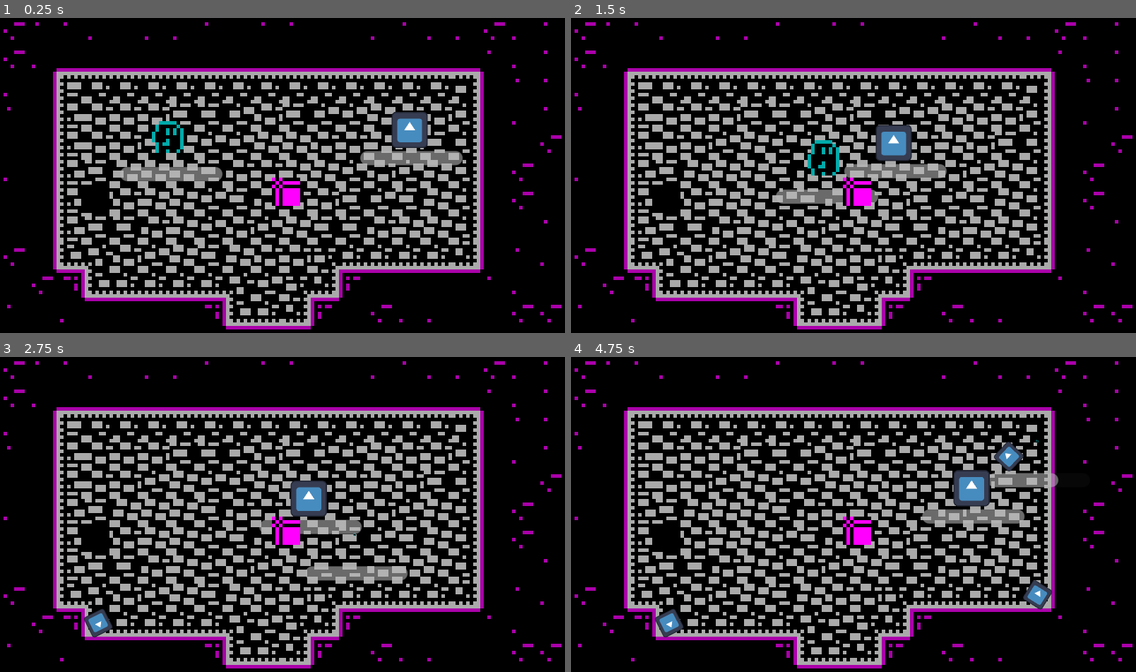
Above: before the commit, frames 1-4 (two rows, left to right).
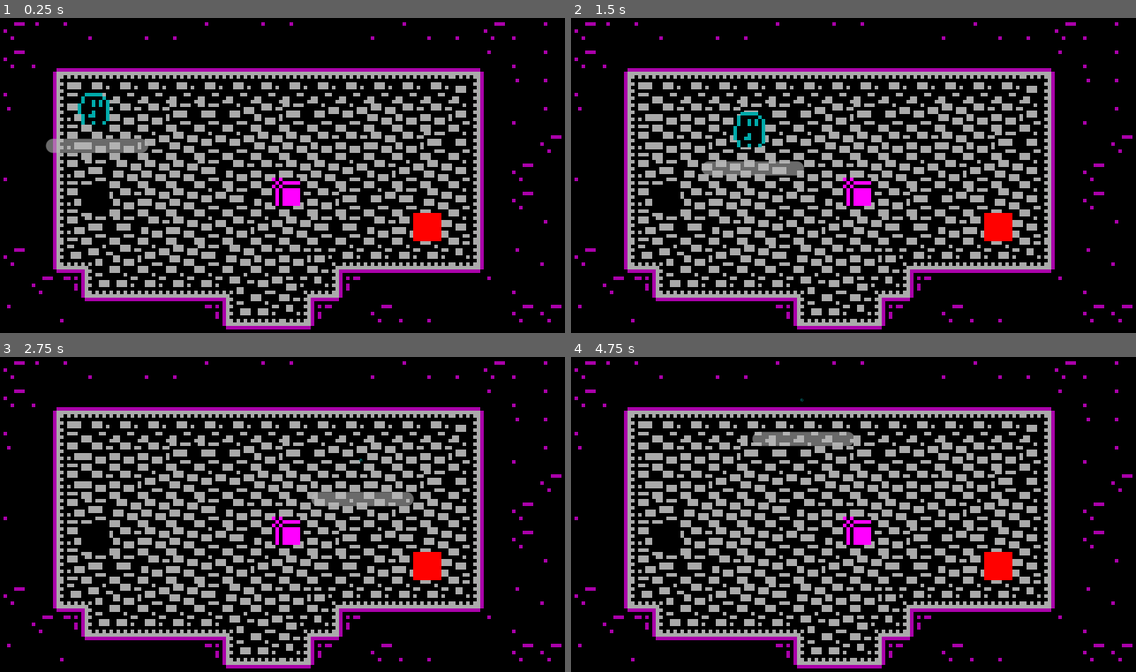
Above: after the commit, the same moments.

Repository: Renan-G-projec/DungeonWarrior
Game: Godot game, scene res://scenes/main.tscn
The game is run twice, just before and just after one commit, with the same random seed, the same clock (stepped at 60 frames per second) and the same inputs. The engine's default icon, where the game draws it, is replaced by a stand-in: a white triangle on a blue panel in a dark square.
Inputs (mouse positions are in pixels of both pictures, inside the frame that each line leads up to):
- Up to frame 1 (0.25 s): no input
- Up to frame 2 (1.5 s): tap Enter at 0.5 s; move the mouse to (977, 159) at 0.52 s; hold D (walk_right) 0.53-1.28 s; tap E (Interact) at 0.6 s; click (977, 159) at 0.67 s; move the mouse to (740, 191) at 1.27 s; hold S (walk_down) from 1.28 s (still down); click (740, 191) at 1.35 s
- Up to frame 3 (2.75 s): move the mouse to (339, 442) at 2.02 s; release S (walk_down) at 2.03 s; hold D (walk_right) from 2.03 s (still down); tap Shift (dash) at 2.1 s
- Up to frame 4 (4.75 s): move the mouse to (825, 577) at 2.77 s; release D (walk_right) at 2.78 s; hold W (walk_up) 2.78-3.53 s; tap Alt at 2.85 s; click (825, 577) at 2.92 s; move the mouse to (1023, 561) at 3.52 s; hold A (walk_left) from 3.53 s (still down); tap E (Interact) at 3.6 s; move the mouse to (684, 464) at 4.27 s; click (684, 464) at 4.35 s

The runs differ from the first frame. In frame 1, 3.3% of the frame differs, in the area x 8-82%, y 23-71%; in frame 2, 3.1%; in frame 3, 2.8%; in frame 4, 3.5%, in the area x 14-87%, y 13-90%.
Error in both runs: Invalid call. Nonexistent function 'attack' in base 'Nil'. (res://features/player/player.gd:25)

Commit message:
Added a boss

Diff:
--- a/features/components/follow_player_component.gd
+++ b/features/components/follow_player_component.gd
@@ -25,21 +25,21 @@
 
 	pause_time = max(pause_time-_delta, 0.0)
 	cooldown_time = max(pause_time-_delta, 0.0)
-
-	if knockback and knockback.is_active():
-		body.velocity = knockback.knockback_velocity
-	elif pause_time > 0.0:
-		body.velocity = Vector2.ZERO
-	elif player:
-		var distance: float = body.global_position.distance_to(player.global_position)
-		if distance > stop_distance:
-			body.velocity = body.global_position.direction_to(player.global_position) * speed
+	if body.visible:
+		if knockback and knockback.is_active():
+			body.velocity = knockback.knockback_velocity
+		elif pause_time > 0.0:
+			body.velocity = Vector2.ZERO
+		elif player:
+			var distance: float = body.global_position.distance_to(player.global_position)
+			if distance > stop_distance:
+				body.velocity = body.global_position.direction_to(player.global_position) * speed
+			else:
+				body.velocity = Vector2.ZERO
 		else:
 			body.velocity = Vector2.ZERO
-	else:
-		body.velocity = Vector2.ZERO
 
-	body.move_and_slide()
+		body.move_and_slide()
 	_check_player_collision()
 
 func _check_player_collision() -> void:
--- a/features/components/knockback.gd
+++ b/features/components/knockback.gd
@@ -34,7 +34,7 @@
 	var direction := source_position.direction_to(character.global_position)
 	if direction == Vector2.ZERO:
 		direction = Vector2.RIGHT
-
+	print("source: ", source_position, " | character: ", character.global_position, " | dir: ", direction)
 	knockback_velocity = direction * (force / maxf(knockback_resistance, 0.01))
 	knockback_timer = duration
 
--- /dev/null
+++ b/features/enemies/boss/boss_base.gd
@@ -0,0 +1,19 @@
+# Ad Maiorem Dei Gloriam!
+class_name BossBase
+extends CharacterBody2D
+
+func _ready() -> void:
+	$CollisionShape2D.set_deferred("disabled", true)
+
+func _on_health_component_died() -> void:
+	queue_free()
+
+func _on_health_component_took_damage(damage: float) -> void:
+	$FeelComponent.hit_animation()
+
+
+
+
+func _on_area_2d_body_entered(body: Node2D) -> void:
+	$CollisionShape2D.set_deferred("disabled", false)
+	self.visible = true
--- /dev/null
+++ b/features/enemies/boss/boss_base.tscn
@@ -0,0 +1,53 @@
+[gd_scene format=3 uid="uid://d2s327hiepted"]
+
+[ext_resource type="Texture2D" uid="uid://bcs3p5vdech0p" path="res://icon.svg" id="1_bl1kf"]
+[ext_resource type="Script" uid="uid://ukrq6qh1k5om" path="res://features/enemies/boss/boss_base.gd" id="1_c7puh"]
+[ext_resource type="Script" uid="uid://c7gd8nrwsduhk" path="res://features/components/health_component.gd" id="2_c7puh"]
+[ext_resource type="Script" uid="uid://bpb1sutj7mvtm" path="res://features/components/feel_component.gd" id="3_h5uod"]
+[ext_resource type="PackedScene" uid="uid://cr6e8ow0yxrfy" path="res://features/components/lifebar.tscn" id="4_5k3w4"]
+[ext_resource type="PackedScene" uid="uid://c4pebvhsq3u1n" path="res://features/components/follow_player_component.tscn" id="5_wojv2"]
+[ext_resource type="Script" uid="uid://cwiu5p468npnt" path="res://features/components/knockback.gd" id="6_qifik"]
+[ext_resource type="Script" uid="uid://uwvi4yj2vmqk" path="res://features/components/shoot_component.gd" id="7_phto6"]
+[ext_resource type="PackedScene" uid="uid://dc7ybwwl227dc" path="res://features/enemies/projectile.tscn" id="8_w7r7b"]
+
+[sub_resource type="RectangleShape2D" id="RectangleShape2D_h5uod"]
+
+[node name="boss_base" type="CharacterBody2D" unique_id=1701289693]
+collision_layer = 2
+collision_mask = 17
+script = ExtResource("1_c7puh")
+
+[node name="Sprite" type="Sprite2D" parent="." unique_id=63306320]
+unique_name_in_owner = true
+position = Vector2(0, -10)
+scale = Vector2(0.16, 0.16)
+texture = ExtResource("1_bl1kf")
+
+[node name="CollisionShape2D" type="CollisionShape2D" parent="." unique_id=1086536541]
+position = Vector2(0, -10)
+shape = SubResource("RectangleShape2D_h5uod")
+
+[node name="HealthComponent" type="Node" parent="." unique_id=798201242]
+script = ExtResource("2_c7puh")
+metadata/_custom_type_script = "uid://c7gd8nrwsduhk"
+
+[node name="FeelComponent" type="Node" parent="." unique_id=143178344]
+script = ExtResource("3_h5uod")
+metadata/_custom_type_script = "uid://bpb1sutj7mvtm"
+
+[node name="Lifebar" parent="." unique_id=1262679545 node_paths=PackedStringArray("bind_health_component") instance=ExtResource("4_5k3w4")]
+bind_health_component = NodePath("../HealthComponent")
+
+[node name="FollowPlayerComponent" parent="." unique_id=1624101257 instance=ExtResource("5_wojv2")]
+speed = 10.0
+damage = 15
+
+[node name="Knockback" type="Node" parent="." unique_id=1167124007]
+script = ExtResource("6_qifik")
+
+[node name="Muzzle" type="Marker2D" parent="." unique_id=1705349887]
+position = Vector2(0, -10)
+
+[node name="ShootComponent" type="Node" parent="." unique_id=1476964520]
+script = ExtResource("7_phto6")
+projectile = ExtResource("8_w7r7b")
--- a/features/enemies/enemy_base.tscn
+++ b/features/enemies/enemy_base.tscn
@@ -8,7 +8,6 @@
 [ext_resource type="PackedScene" uid="uid://c4pebvhsq3u1n" path="res://features/components/follow_player_component.tscn" id="6_v3xjv"]
 [ext_resource type="Script" uid="uid://cwiu5p468npnt" path="res://features/components/knockback.gd" id="7_xxw78"]
 [ext_resource type="Script" uid="uid://uwvi4yj2vmqk" path="res://features/components/shoot_component.gd" id="8_wj6k8"]
-[ext_resource type="PackedScene" uid="uid://dc7ybwwl227dc" path="res://features/enemies/projectile.tscn" id="9_qqds1"]
 
 [sub_resource type="RectangleShape2D" id="RectangleShape2D_d1p6d"]
 size = Vector2(10, 10)
@@ -48,9 +47,8 @@
 
 [node name="Muzzle" type="Marker2D" parent="." unique_id=1026552834]
 
-[node name="Node" type="Node" parent="." unique_id=1450739105 node_paths=PackedStringArray("muzzle")]
+[node name="ShootComponent" type="Node" parent="." unique_id=1450739105 node_paths=PackedStringArray("muzzle")]
 script = ExtResource("8_wj6k8")
-projectile = ExtResource("9_qqds1")
 muzzle = NodePath("../Muzzle")
 
 [connection signal="died" from="HealthComponent" to="." method="_on_health_component_died"]
--- a/features/enemies/projectile.gd
+++ b/features/enemies/projectile.gd
@@ -6,6 +6,8 @@
 
 var direction: float
 
+func _destroy() -> void:
+	queue_free()
 
 func _physics_process(delta: float) -> void:
 	velocity = Vector2.RIGHT.rotated(direction) * SPEED
@@ -17,8 +19,14 @@
 
 func _check_player_collision() -> void:
 	for i in get_slide_collision_count():
-		var body := get_slide_collision(i).get_collider()
-		if body.is_in_group("player"):
-			var player_health := body.get_node_or_null("HealthComponent") as HealthComponent
-			if player_health:
-				player_health.take_damage(damage, body)
+		var collider := get_slide_collision(i).get_collider()
+		var body := collider as CollisionObject2D
+
+		print("BODY", body)
+		if body and body.get_collision_layer_value(1):
+			var health := body.get_node_or_null("HealthComponent") as HealthComponent
+			if health:
+				health.take_damage(damage, self)
+
+		queue_free()
+		return
--- a/scenes/main.tscn
+++ b/scenes/main.tscn
@@ -4,8 +4,12 @@
 [ext_resource type="PackedScene" uid="uid://dn1dfydjjjmu4" path="res://features/player/player.tscn" id="2_0wfyh"]
 [ext_resource type="PackedScene" uid="uid://hbugebch8c06" path="res://features/map/rooms/room_1.tscn" id="2_jyhfs"]
 [ext_resource type="PackedScene" uid="uid://dq3vfwc6qgd5e" path="res://features/enemies/enemy_base.tscn" id="3_sugp2"]
+[ext_resource type="PackedScene" uid="uid://d2s327hiepted" path="res://features/enemies/boss/boss_base.tscn" id="5_o6xl0"]
 [ext_resource type="PackedScene" uid="uid://cwy77uvnadex" path="res://features/chest/chest.tscn" id="5_tbgi4"]
 [ext_resource type="PackedScene" uid="uid://ekpvivw2k8ru" path="res://features/weapons/weapons/bow.tscn" id="6_tefeu"]
+
+[sub_resource type="RectangleShape2D" id="RectangleShape2D_xslbe"]
+size = Vector2(8, 8)
 
 [node name="Main" type="Node2D" unique_id=450768612 node_paths=PackedStringArray("current_room")]
 script = ExtResource("1_o5qli")
@@ -15,13 +19,33 @@
 
 [node name="Player" parent="." unique_id=2017001837 instance=ExtResource("2_0wfyh")]
 unique_name_in_owner = true
-position = Vector2(48, 39)
+position = Vector2(27, 31)
 
 [node name="EnemyBase" parent="." unique_id=651179315 instance=ExtResource("3_sugp2")]
+visible = false
 position = Vector2(121, 32)
+
+[node name="BossBase" parent="." unique_id=1701289693 instance=ExtResource("5_o6xl0")]
+visible = false
+position = Vector2(52, 77)
 
 [node name="Chest" parent="." unique_id=293850047 instance=ExtResource("5_tbgi4")]
 position = Vector2(81, 50)
 
 [node name="Bow" parent="Chest" unique_id=148830378 instance=ExtResource("6_tefeu")]
 position = Vector2(-73, 55)
+
+[node name="ColorRect" type="ColorRect" parent="." unique_id=542850170]
+offset_left = 117.0
+offset_top = 56.0
+offset_right = 125.0
+offset_bottom = 64.0
+color = Color(1, 0.003921569, 0, 1)
+
+[node name="Area2D" type="Area2D" parent="ColorRect" unique_id=443917062]
+
+[node name="CollisionShape2D" type="CollisionShape2D" parent="ColorRect/Area2D" unique_id=476533]
+position = Vector2(4, 4)
+shape = SubResource("RectangleShape2D_xslbe")
+
+[connection signal="body_entered" from="ColorRect/Area2D" to="BossBase" method="_on_area_2d_body_entered"]
Not shown, added: features/enemies/boss/boss_base.gd.uid
